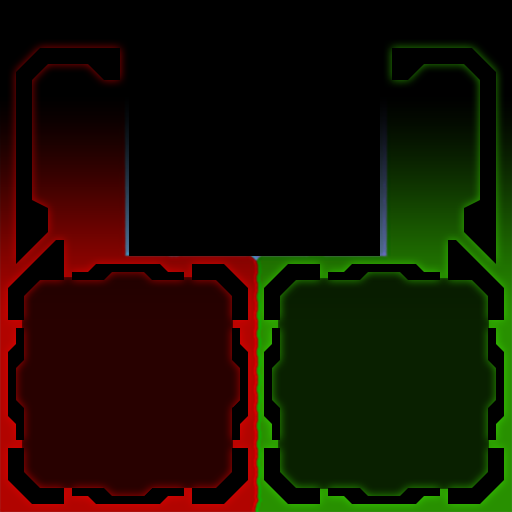
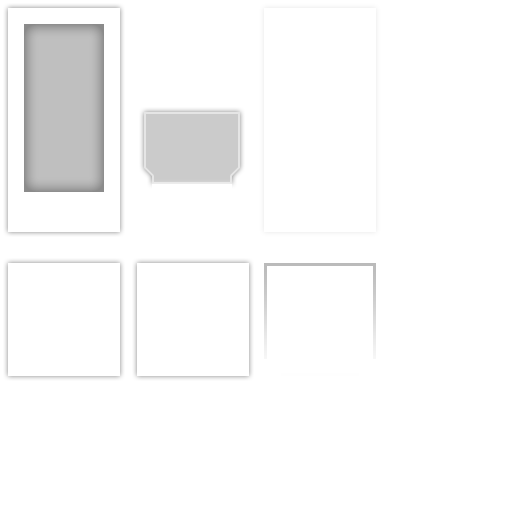
Two versions of the same layered image (512x512). Layer-by-layer changes:
renamed "Rounded Rectangle 1" to "Rectangle 6", moved it above "Button", painted on it over [136, 10, 371, 243]
removed layer "Layer 5" over [0, 0, 512, 330]
removed layer "Layer 1" over [0, 0, 512, 512]
added group "Button" with 2 layers above "Rectangle 1 copy 2" over [144, 112, 240, 192]
renamed "Layer 3" to "Rectangle 4 copy", moved it into group "Button", painted on it, masked it over [0, 0, 512, 512]
added layer "Rectangle 2 copy" in group "Button" over [144, 112, 240, 184]
renamed "Layer 6" to "Rectangle 1 copy 2", moved it above "Rectangle 3 copy 4", painted on it, masked it over [0, 0, 512, 512]
removed layer "Rounded Rectangle 1 copy 6" over [12, 53, 248, 499]
renamed "Rounded Rectangle 2 copy 2" to "Rectangle 3 copy 4", showed it, opacity 100% → 50%, moved it above "Rectangle 1 copy 3", painted on it over [264, 8, 497, 497]
removed layer "Rounded Rectangle 3 copy 4" over [8, 48, 248, 504]
renamed "Rounded Rectangle 3 copy 5" to "Rectangle 1 copy 3", opacity 100% → 20%, painted on it over [264, 8, 504, 504]
renamed "Rounded Rectangle 1 copy 4" to "Rectangle 3 copy 3", moved it above "Rectangle 1", painted on it over [8, 8, 500, 499]
added layer "Rectangle 1" above "Rectangle 3 copy 6" over [8, 8, 120, 232]
added layer "Rectangle 3 copy 6" above "Rectangle 3 copy 5" over [264, 359, 376, 376]
renamed "Layer 7" to "Rectangle 3 copy 5", painted on it, masked it over [137, 263, 249, 376]
added layer "Rectangle 3 copy 2" above "Rectangle 1 copy 5" over [8, 263, 120, 376]
added layer "Rectangle 1 copy 5" above "Rectangle 1 copy 4" over [264, 263, 376, 376]
added layer "Rectangle 1 copy 4" above "Layer 1" over [8, 263, 249, 376]
renamed "Rounded Rectangle 3 copy 3" to "Layer 2", moved it above "Background", painted on it, unmasked it over [0, 0, 512, 512]
painted on "Background" over [0, 0, 512, 512]
